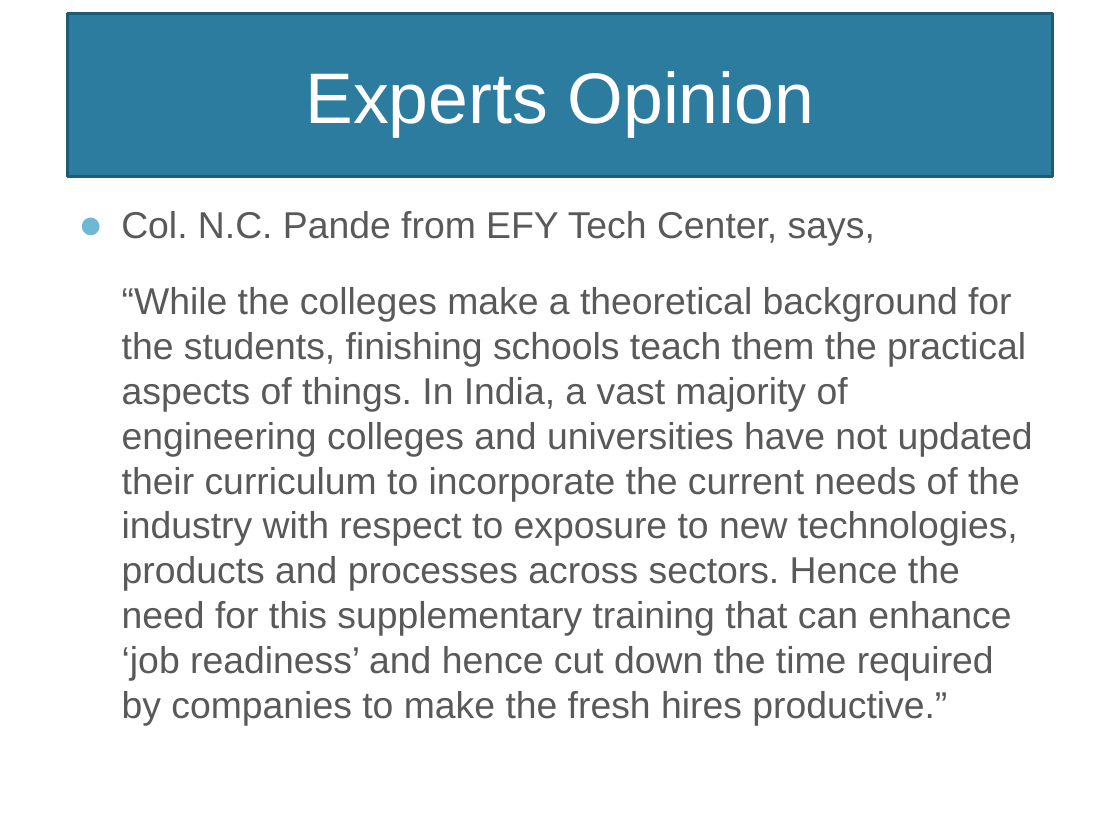
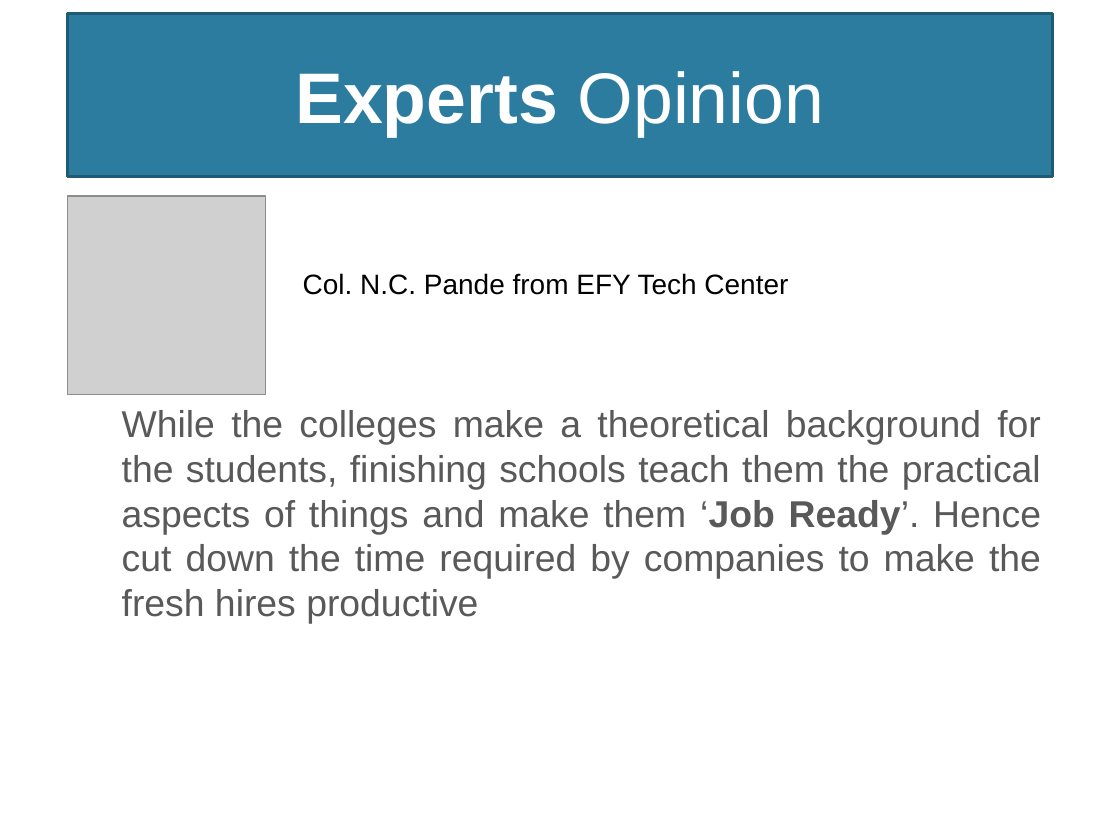
Before and after one commit to NarayanMahadevan/MakeTechEzResources, a slide deck: slide 8 of Documents/MakeTechEzTrainingProgramme.pptx (slide 6 before the commit). Drawn at 1120x840 pixels with LibreOffice and Linux fonts; fonts in the diff are those of the drawing; grey boxes stand for pictures; background and template pictures are left out. Boxes give left, top, right and bottom in pixels: in the first picture for what was removed or moved away, otherwise in the second. Text is boxed around its words. In the diff, an @@ line names an element or a change of style, - is before the commit and + after.

```diff
--- a/Documents/MakeTechEzTrainingProgramme.pptx
+++ b/Documents/MakeTechEzTrainingProgramme.pptx
@@ title "Experts Opinion" at (67,13,1053,177): bold on in "Experts" @@
@@ picture added at (67,196,265,394) @@
@@ text added at (303,273,788,295), 18 pt, text #000000 @@
+Col. N.C. Pande from EFY Tech Center
@@ text at (122,410,1041,624): text changed @@
-● Col. N.C. Pande from EFY Tech Center, says,
-“While the colleges make a theoretical background for the students, finishing schools teach them the practical aspects of things. In India, a vast majority of engineering colleges and universities have not updated their curriculum to incorporate the current needs of the industry with respect to exposure to new technologies, products and processes across sectors. Hence the need for this supplementary training that can enhance ‘job readiness’ and hence cut down the time required by companies to make the fresh hires productive.”
+While the colleges make a theoretical background for the students, finishing schools teach them the practical aspects of things and make them ‘Job Ready’. Hence cut down the time required by companies to make the fresh hires productive
```
Also in this commit, not shown: 10 other slides changed, 15 slides added, 7 slides removed, 17 other files.
